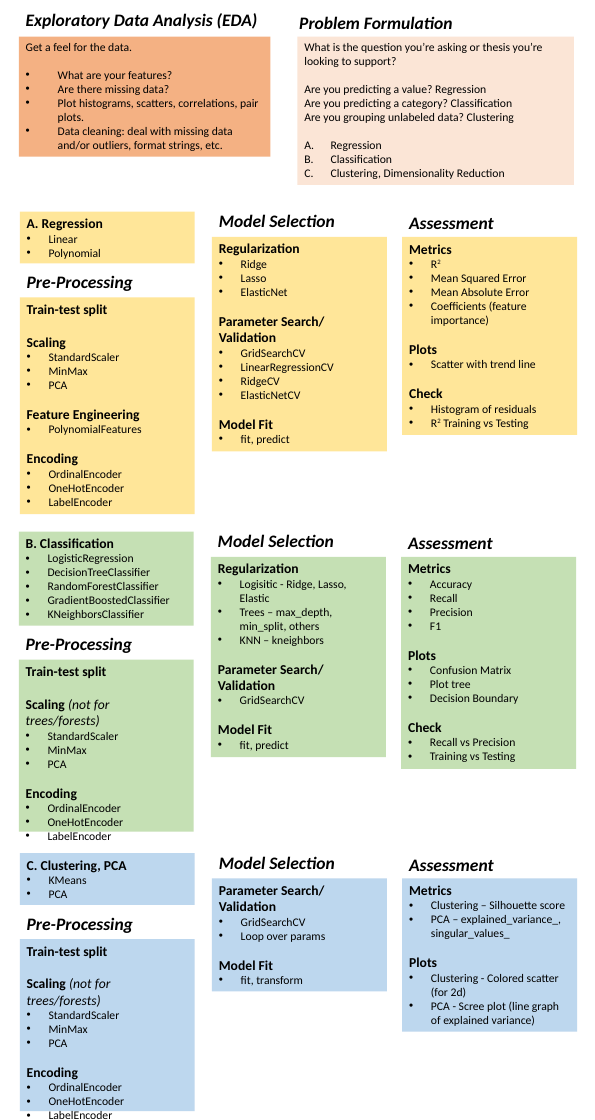
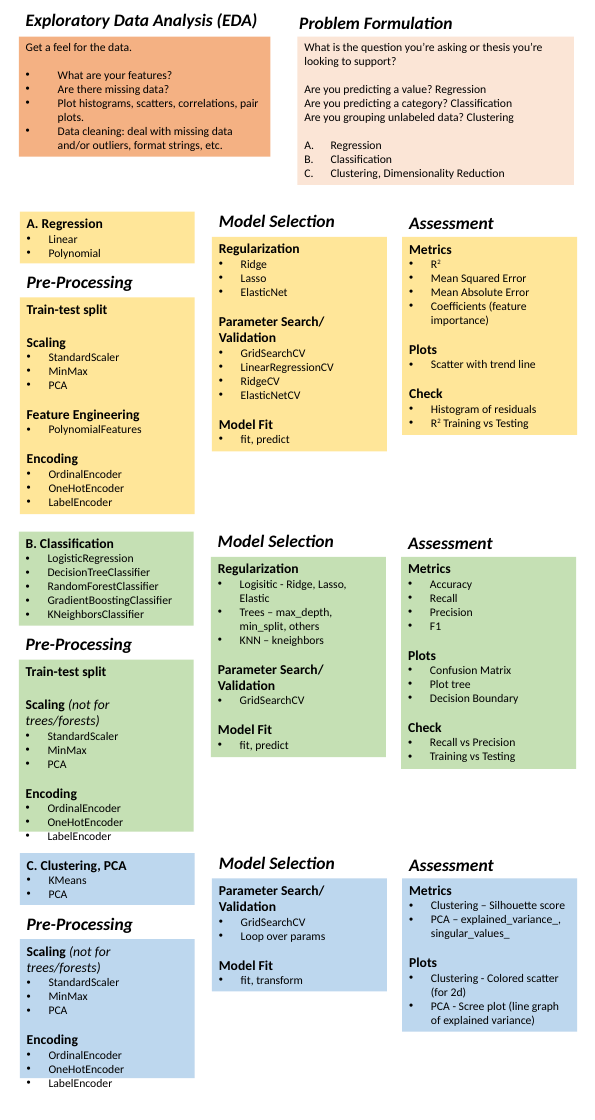
Before and after one commit to GettysburgDataScience/DS325-ClassNotes, a slide deck: slide 1 of modelingProcess.pptx. Drawn at 595x1120 pixels with LibreOffice and Linux fonts; fonts in the diff are those of the drawing. Boxes give left, top, right and bottom in pixels: in the first picture for what was removed or moved away, otherwise in the second. Text is boxed around its words. In the diff, an @@ line names an element or a change of style, - is before the commit and + after.

```diff
--- a/modelingProcess.pptx
+++ b/modelingProcess.pptx
@@ text in rectangle at [48, 596, 173, 606]: text changed @@
-• GradientBoostedClassifier
+• GradientBoostingClassifier
@@ rectangle "Scaling (not for trees/forests)": place and size @@
-rectangle "Scaling (not for trees/forests)" at [20, 939, 195, 1112]
+rectangle "Scaling (not for trees/forests)" at [20, 939, 195, 1079]
@@ text in rectangle at [27, 946, 107, 958]: paragraph removed @@
-Train-test split
```
Also in this commit, not shown: 3 other files.
